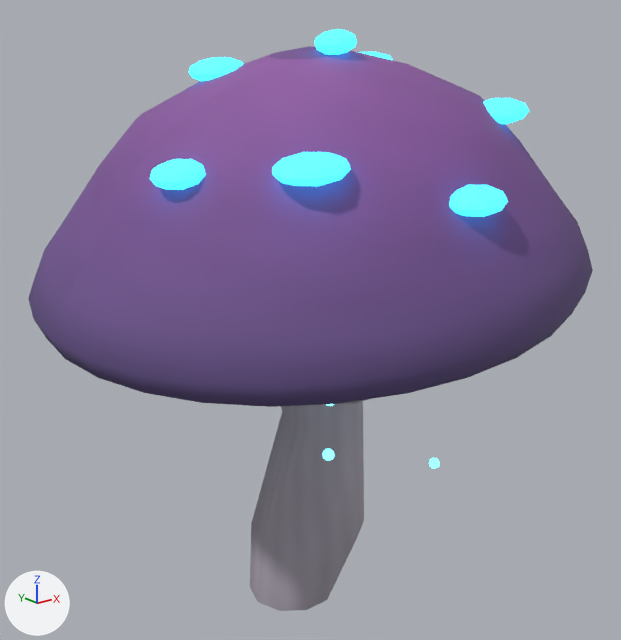
Before and after pictures for a commit that changed the glTF model exports/environment/components/forest_mushroom_purple.glb.
Before and after are seen from a 50 mm camera at (-1.61, -2.12, 1.828) aimed at (0.09, 0.005, 0.978). Arrows for +X, +Y and +Z are at lower left; the lights stay in place. The older version comes first.

The first picture shows 'Bioluminescent cap spot.008', 'Bioluminescent cap spot.009', 'Bioluminescent cap spot.010', 'Bioluminescent cap spot.011', 'Bioluminescent cap spot.012', 'Bioluminescent cap spot.013', 'Bioluminescent cap spot.014', 'Broad faceted mushroom cap.001', 'Curving luminous mushroom stem.001' and 3 more.
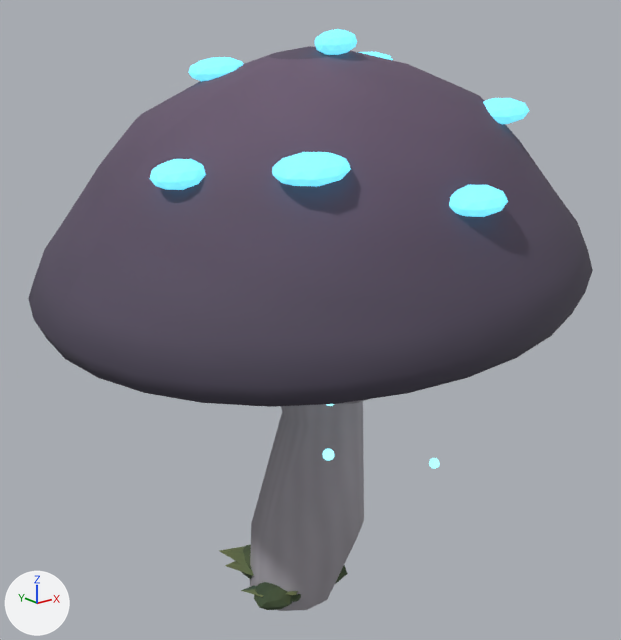
Boxes [x1, y1, x2, y2] around the edits, measured in the pictures (621 x 640 px):
'Broad faceted mushroom cap.001', surface changed (darker)
    both: [28, 46, 593, 407]
'Bioluminescent cap spot.008', recoloured, surface changed
    both: [272, 152, 351, 186]
'Bioluminescent cap spot.010', recoloured, surface changed
    both: [449, 185, 508, 217]
'Bioluminescent cap spot.014', recoloured, surface changed
    both: [149, 159, 206, 190]
'Bioluminescent cap spot.011', recoloured, surface changed
    both: [188, 57, 243, 81]
'Bioluminescent cap spot.009', recoloured, surface changed
    both: [483, 98, 529, 124]
'Bioluminescent cap spot.013', recoloured, surface changed
    both: [314, 29, 357, 55]
'Woodland shared moss cushion.024', added (green)
    after: [254, 582, 292, 610]
'Woodland shared curved ivy leaf.080', added
    after: [220, 546, 248, 567]
'Woodland shared curved ivy leaf.079', added (mostly hidden)
    after: [225, 561, 254, 576]
'Woodland shared moss cushion.022', added (mostly hidden)
    after: [242, 545, 252, 579]
'Bioluminescent cap spot.012', recoloured, surface changed
    both: [359, 52, 393, 60]
'Woodland shared curved ivy leaf.077', added
    after: [241, 585, 264, 597]
'Woodland shared moss cushion.023', added (mostly hidden)
    after: [335, 565, 348, 584]
'Woodland shared moss cushion.021', added (mostly hidden)
    after: [292, 594, 301, 602]

Patch to the scene script:
```diff
--- a/exports/environment/components/forest_mushroom_purple.glb.py
+++ b/exports/environment/components/forest_mushroom_purple.glb.py
@@ mat_rune_glow @@
 mat_rune_glow.roughness = 0.75
-mat_rune_glow.emission_color = (0.047, 0.711, 1.0)  # cyan #3ddbff
-mat_rune_glow.emission_strength = 2.0
+mat_rune_glow.emission_color = (0.163, 0.7, 0.885)  # cyan #70daf2
+mat_rune_glow.emission_strength = 1.0
@@ mat_mushroom_purple @@
 n2 = _N.new('ShaderNodeTexImage'); n2.name = 'Image Texture'
-n2.image = img_painted_mushroom_purple_emission
+n2.image = img_whisperwood_v1_69f01347727b7be0a9a7
 n3 = _N.new('ShaderNodeTexImage'); n3.name = 'Image Texture.001'
-n3.image = img_dreamlike_forest_v1_mushroom_purple_color
+n3.image = img_whisperwood_v1_7666330fca97592dfe11
 n4 = _N.new('ShaderNodeMath'); n4.name = 'Math'
@@ mat_moss_woodland @@
+mat_moss_woodland = bpy.data.materials.new('moss_woodland')
+# uses the picture img_painted_moss_roughness
+# uses the picture img_painted_moss_woodland_color
@@ mat_forest_leaf_woodland_tip @@
+mat_forest_leaf_woodland_tip = bpy.data.materials.new('forest_leaf_woodland_tip')
+# uses the picture img_painted_forest_leaf_woodland_tip_color
+# uses the picture img_painted_leaf_normal
+# uses the picture img_painted_leaf_roughness
@@ mat_forest_leaf_woodland @@
+mat_forest_leaf_woodland = bpy.data.materials.new('forest_leaf_woodland')
+# uses the picture img_painted_forest_leaf_woodland_color
+# uses the picture img_painted_leaf_normal
+# uses the picture img_painted_leaf_roughness
@@ ob_woodland_shared_moss_cushion_024 @@
+ob_woodland_shared_moss_cushion_024 = bpy.data.objects.new('Woodland shared moss cushion.024', me_woodland_shared_moss_cushion)  # 42 vertices, 80 faces; spans x -0.094..0.097, y -0.07..0.069, z -0.022..0.055
+ob_woodland_shared_moss_cushion_024.location = (-0.106, -0.048, 0.035)
+ob_woodland_shared_moss_cushion_024.rotation_euler = (0.0, 0.0, -2.511)  # degrees (0, 0, -144)
+ob_woodland_shared_moss_cushion_024.scale = (1.05, 1.05, 1.05)
@@ ob_woodland_shared_moss_cushion_023 @@
+ob_woodland_shared_moss_cushion_023 = bpy.data.objects.new('Woodland shared moss cushion.023', me_woodland_shared_moss_cushion)  # 42 vertices, 80 faces; spans x -0.094..0.097, y -0.07..0.069, z -0.022..0.055
+ob_woodland_shared_moss_cushion_023.location = (0.049, -0.043, 0.035)
+ob_woodland_shared_moss_cushion_023.rotation_euler = (0.0, 0.0, -0.452)  # degrees (0, 0, -26)
+ob_woodland_shared_moss_cushion_023.scale = (1.34, 1.34, 1.34)
@@ ob_woodland_shared_moss_cushion_022 @@
+ob_woodland_shared_moss_cushion_022 = bpy.data.objects.new('Woodland shared moss cushion.022', me_woodland_shared_moss_cushion)  # 42 vertices, 80 faces; spans x -0.094..0.097, y -0.07..0.069, z -0.022..0.055
+ob_woodland_shared_moss_cushion_022.location = (-0.041, 0.107, 0.035)
+ob_woodland_shared_moss_cushion_022.rotation_euler = (0.0, 0.0, 1.584)  # degrees (0, 0, 91)
+ob_woodland_shared_moss_cushion_022.scale = (1.23, 1.23, 1.23)
@@ ob_woodland_shared_moss_cushion_021 @@
+ob_woodland_shared_moss_cushion_021 = bpy.data.objects.new('Woodland shared moss cushion.021', me_woodland_shared_moss_cushion)  # 42 vertices, 80 faces; spans x -0.094..0.097, y -0.07..0.069, z -0.022..0.055
+ob_woodland_shared_moss_cushion_021.location = (-0.051, -0.054, 0.035)
+ob_woodland_shared_moss_cushion_021.rotation_euler = (0.0, 0.0, -1.764)  # degrees (0, 0, -101)
+ob_woodland_shared_moss_cushion_021.scale = (0.882, 0.882, 0.882)
@@ ob_woodland_shared_curved_ivy_leaf_080 @@
+ob_woodland_shared_curved_ivy_leaf_080 = bpy.data.objects.new('Woodland shared curved ivy leaf.080', me_woodland_shared_curved_ivy_leaf)  # 5 vertices, 4 faces; spans x -0.076..0.076, y 0.0..0.17, z 0.0..0.055
+ob_woodland_shared_curved_ivy_leaf_080.location = (0.018, 0.092, 0.035)
+ob_woodland_shared_curved_ivy_leaf_080.rotation_euler = (0.0, 0.0, 1.01)  # degrees (0, 0, 58)
+ob_woodland_shared_curved_ivy_leaf_080.scale = (1.31, 1.31, 1.31)
@@ ob_woodland_shared_curved_ivy_leaf_079 @@
+ob_woodland_shared_curved_ivy_leaf_079 = bpy.data.objects.new('Woodland shared curved ivy leaf.079', me_woodland_shared_curved_ivy_leaf)  # 5 vertices, 4 faces; spans x -0.076..0.076, y 0.0..0.17, z 0.0..0.055
+ob_woodland_shared_curved_ivy_leaf_079.location = (-0.017, 0.084, 0.035)
+ob_woodland_shared_curved_ivy_leaf_079.rotation_euler = (0.0, 0.0, 1.299)  # degrees (0, 0, 74)
+ob_woodland_shared_curved_ivy_leaf_079.scale = (1.1, 1.1, 1.1)
@@ ob_woodland_shared_curved_ivy_leaf_077 @@
+ob_woodland_shared_curved_ivy_leaf_077 = bpy.data.objects.new('Woodland shared curved ivy leaf.077', me_woodland_shared_curved_ivy_leaf)  # 5 vertices, 4 faces; spans x -0.076..0.076, y 0.0..0.17, z 0.0..0.055
+ob_woodland_shared_curved_ivy_leaf_077.location = (-0.12, 0.043, 0.035)
+ob_woodland_shared_curved_ivy_leaf_077.rotation_euler = (0.0, 0.0, 2.648)  # degrees (0, 0, 152)
+ob_woodland_shared_curved_ivy_leaf_077.scale = (0.828, 0.828, 0.828)
```
